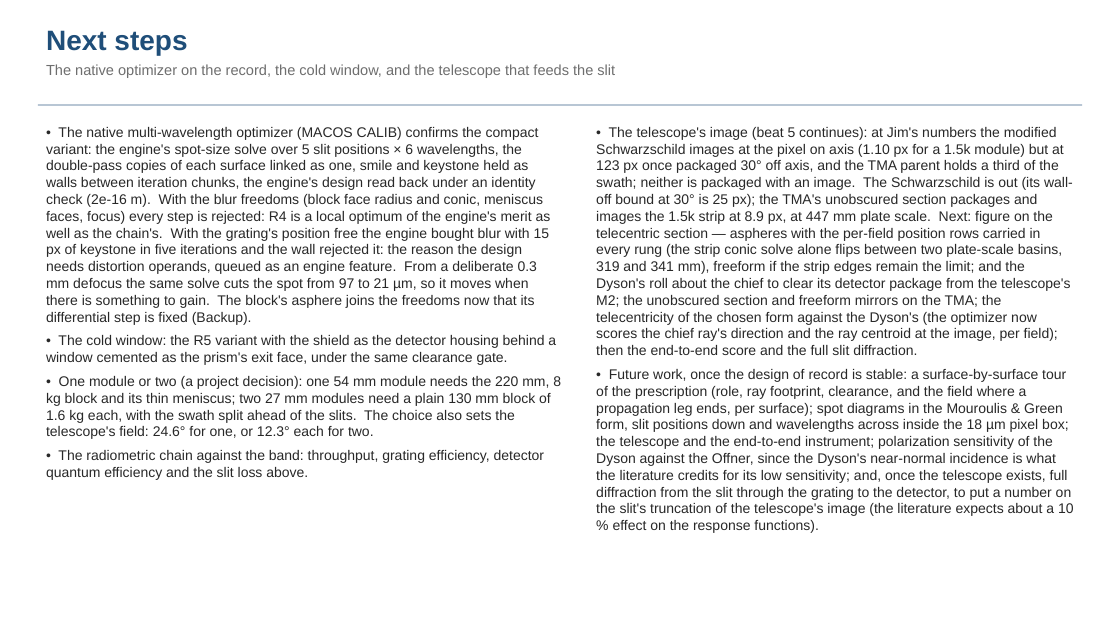
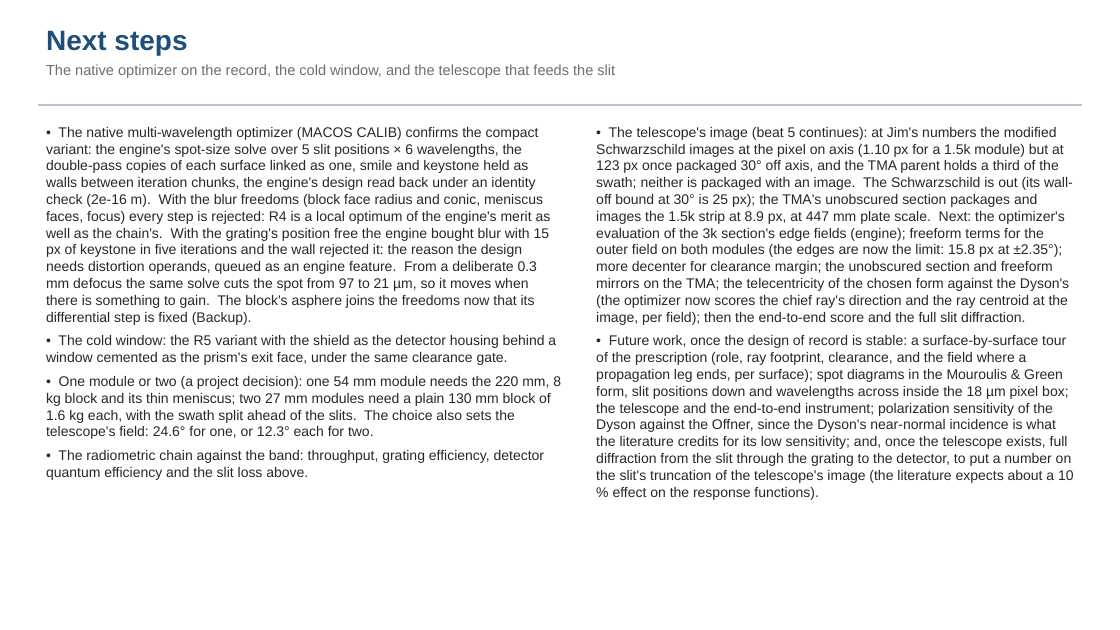
Before and after one commit to nasa-jpl/macos, a slide deck: slide 29 of demo_session/deck_dyson.pptx. Drawn at 1120x630 pixels with LibreOffice and Linux fonts; fonts in the diff are those of the drawing. Boxes give left, top, right and bottom in pixels: in the first picture for what was removed or moved away, otherwise in the second. Text is boxed around its words. In the diff, an @@ line names an element or a change of style, - is before the commit and + after.

```diff
--- a/demo_session/deck_dyson.pptx
+++ b/demo_session/deck_dyson.pptx
@@ text at (596, 127, 1073, 325): text changed @@
-• The telescope's image (beat 5 continues): at Jim's numbers the modified Schwarzschild images at the pixel on axis (1.10 px for a 1.5k module) but at 123 px once packaged 30° off axis, and the TMA parent holds a third of the swath; neither is packaged with an image. The Schwarzschild is out (its wall-off bound at 30° is 25 px); the TMA's unobscured section packages and images the 1.5k strip at 8.9 px, at 447 mm plate scale. Next: figure on the telecentric section — aspheres with the per-field position rows carried in every rung (the strip conic solve alone flips between two plate-scale basins, 319 and 341 mm), freeform if the strip edges remain the limit; and the Dyson's roll about the chief to clear its detector package from the telescope's M2; the unobscured section and freeform mirrors on the TMA; the telecentricity of the chosen form against the Dyson's (the optimizer now scores the chief ray's direction and the ray centroid at the image, per field); then the end-to-end score and the full slit diffraction.
+• The telescope's image (beat 5 continues): at Jim's numbers the modified Schwarzschild images at the pixel on axis (1.10 px for a 1.5k module) but at 123 px once packaged 30° off axis, and the TMA parent holds a third of the swath; neither is packaged with an image. The Schwarzschild is out (its wall-off bound at 30° is 25 px); the TMA's unobscured section packages and images the 1.5k strip at 8.9 px, at 447 mm plate scale. Next: the optimizer's evaluation of the 3k section's edge fields (engine); freeform terms for the outer field on both modules (the edges are now the limit: 15.8 px at ±2.35°); more decenter for clearance margin; the unobscured section and freeform mirrors on the TMA; the telecentricity of the chosen form against the Dyson's (the optimizer now scores the chief ray's direction and the ray centroid at the image, per field); then the end-to-end score and the full slit diffraction.
```
Also in this commit, not shown: 1 other slide changed, 2 other files.
